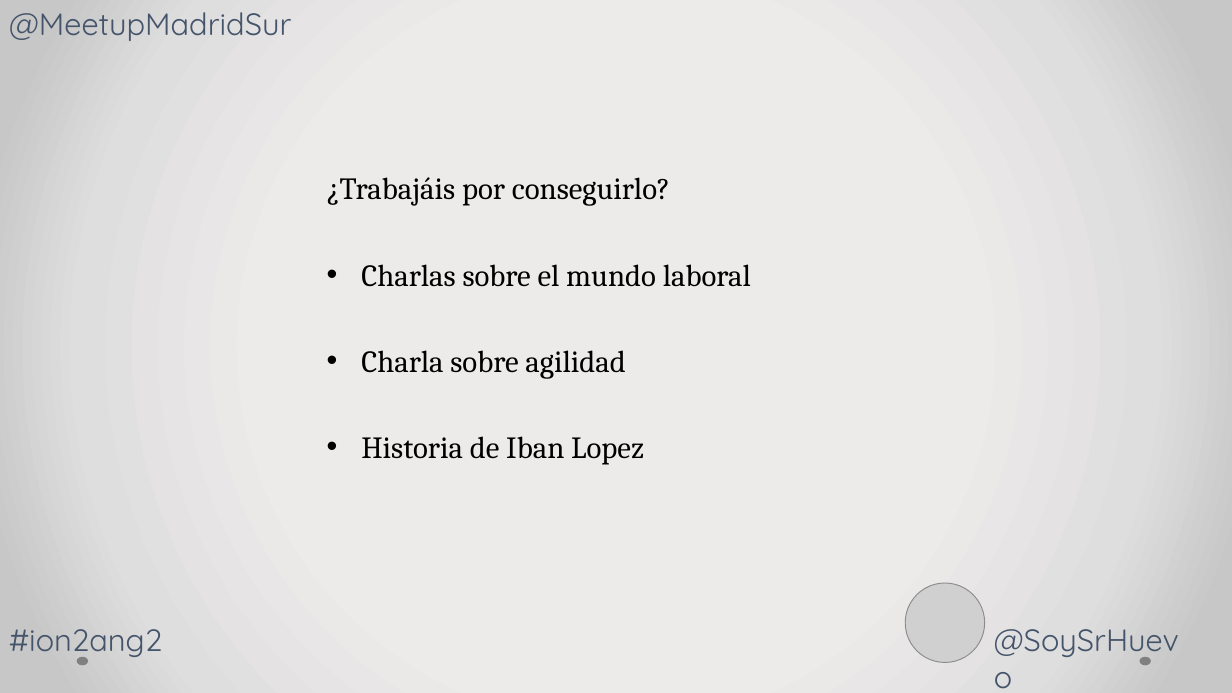
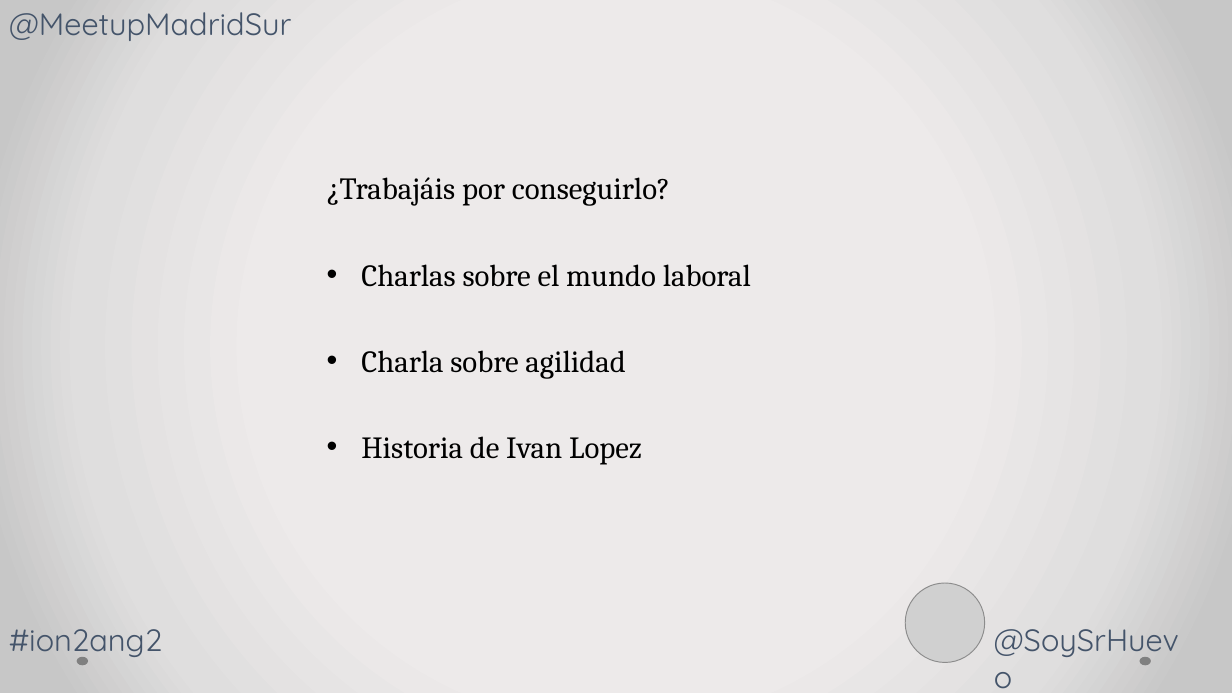
Before and after one commit to SrHuevo/ang2ion2, a slide deck: slide 10 of Daniel Garoz.pptx. Drawn at 1232x693 pixels with LibreOffice and Linux fonts; fonts in the diff are those of the drawing; grey boxes stand for pictures. Boxes give left, top, right and bottom in pixels: in the first picture for what was removed or moved away, otherwise in the second. Text is boxed around its words. In the diff, an @@ line names an element or a change of style, - is before the commit and + after.

Commit message:
ivan

```diff
--- a/Daniel Garoz.pptx
+++ b/Daniel Garoz.pptx
@@ text at (x1=361, y1=436, x2=642, y2=465): text changed @@
-• Historia de Iban Lopez
+• Historia de Ivan Lopez
```
Also in this commit, not shown: 2 other slides changed.
